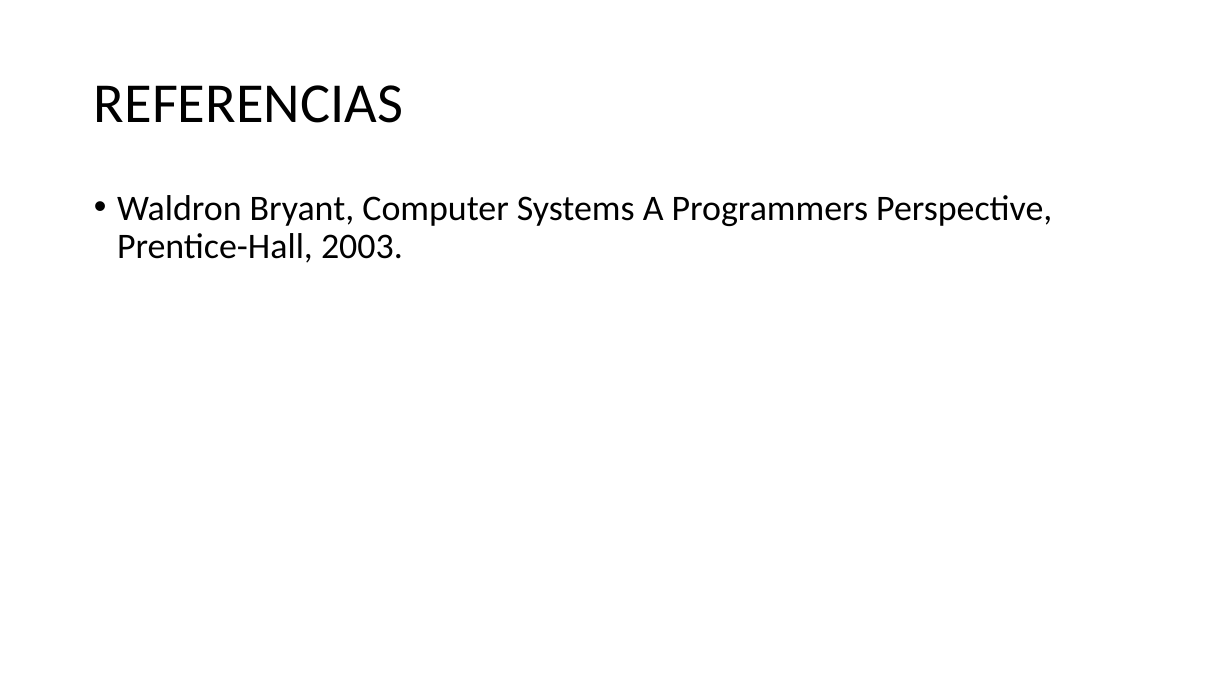
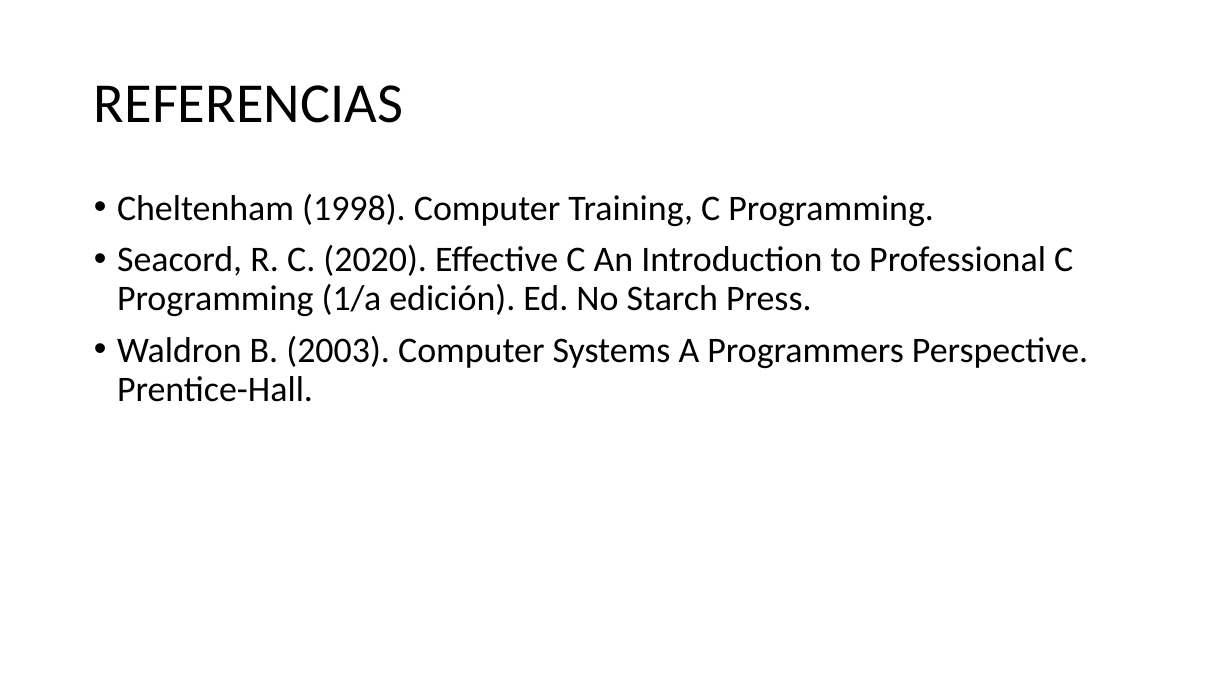
Before and after one commit to programacionestructurada/2021-2, a slide deck: slide 63 of U2_Estructuras_de_Control_y_Aplicaciones_con_Arreglos/U2_Estructuras_de_Control_yApps_con_Arreglos.pptx (slide 46 before the commit). Drawn at 1232x693 pixels with LibreOffice and Linux fonts; fonts in the diff are those of the drawing. Boxes give left, top, right and bottom in pixels: in the first picture for what was removed or moved away, otherwise in the second. Text is boxed around its words. In the diff, an @@ line names an element or a change of style, - is before the commit and + after.

```diff
--- a/U2_Estructuras_de_Control_y_Aplicaciones_con_Arreglos/U2_Estructuras_de_Control_yApps_con_Arreglos.pptx
+++ b/U2_Estructuras_de_Control_y_Aplicaciones_con_Arreglos/U2_Estructuras_de_Control_yApps_con_Arreglos.pptx
@@ text at (x1=117, y1=194, x2=1088, y2=402): text changed @@
-• Waldron Bryant, Computer Systems A Programmers Perspective, Prentice-Hall, 2003.
+• Cheltenham (1998). Computer Training, C Programming.
+• Seacord, R. C. (2020). Effective C An Introduction to Professional C Programming (1/a edición). Ed. No Starch Press.
+• Waldron B. (2003). Computer Systems A Programmers Perspective. Prentice-Hall.
```
Also in this commit, not shown: 5 other slides changed, 17 slides added.
